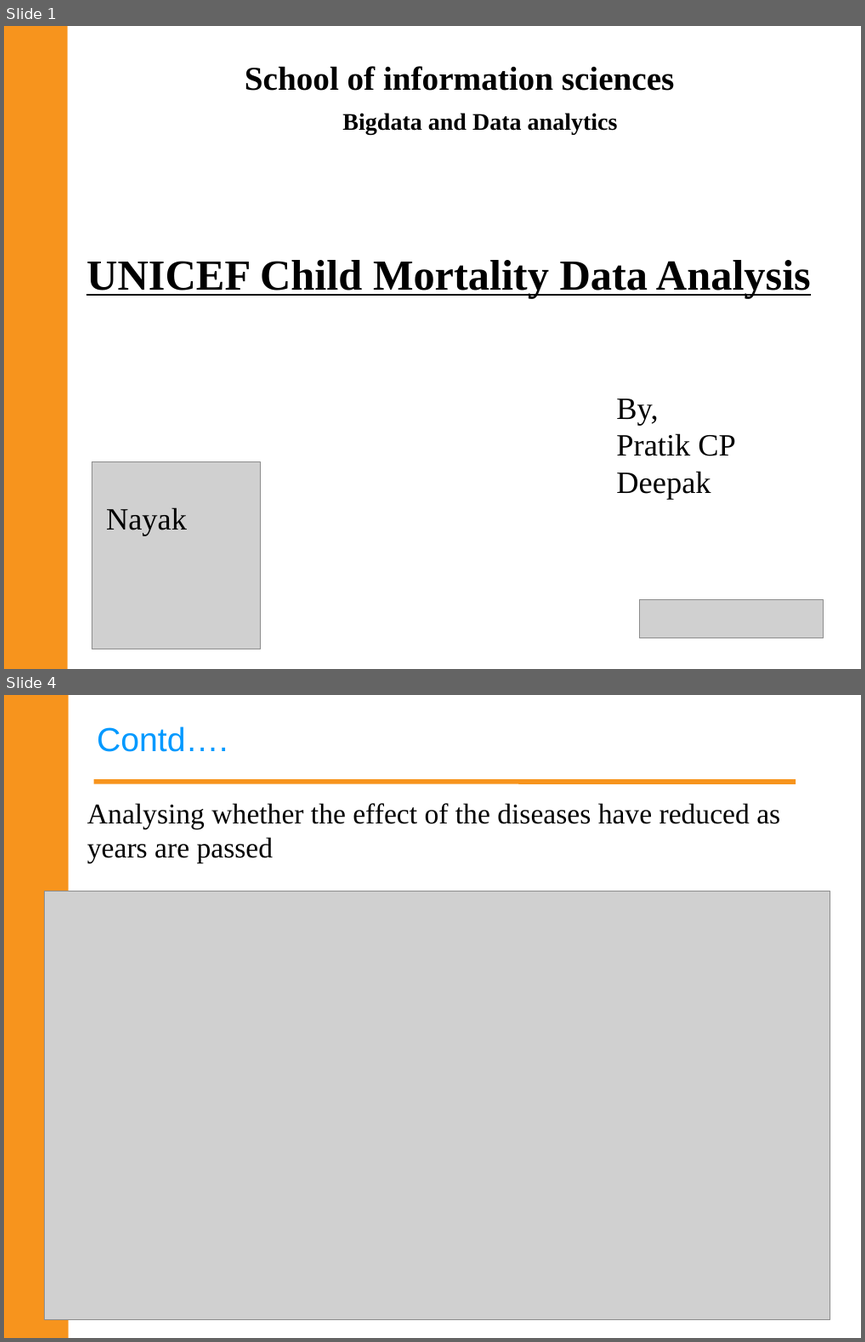
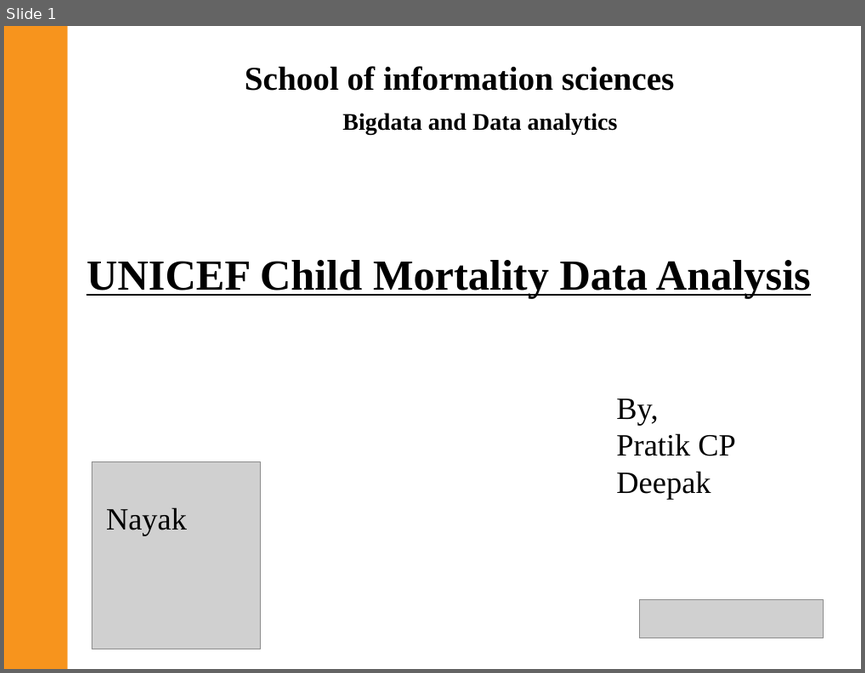
Before and after one commit to Pratikjain09/Term-project, a slide deck: Second Phase.ppt. Shown one above the other, each under a label of ours: slides 1 and 4 before the commit, slide 1 after it; the slides between them are not shown. The pictures are 865x1342 and 865x673 pixels, drawn with LibreOffice and Linux fonts; fonts in the diff are those of the drawing; grey boxes stand for pictures. Boxes give left, top, right and bottom in pixels: in the first picture for what was removed or moved away, otherwise in the second. Text is boxed around its words. In the diff, an @@ line names an element or a change of style, - is before the commit and + after.

```diff
--- a/Second Phase.ppt
+++ b/Second Phase.ppt
@@ slide 4 removed at (4, 695, 861, 1338), background #FFFFFF @@
@@ rectangle removed at (4, 695, 69, 1338) @@
@@ text removed at (97, 726, 228, 752) @@
-Contd….
@@ line removed from (97, 782) to (793, 782) @@
@@ text removed at (87, 803, 780, 862) @@
-Analysing whether the effect of the diseases have reduced as years are passed
@@ picture removed at (44, 891, 830, 1319) @@
```
Also in this commit, not shown: 2 slides changed, 2 slides added, 3 other slides removed, 2 other files.
